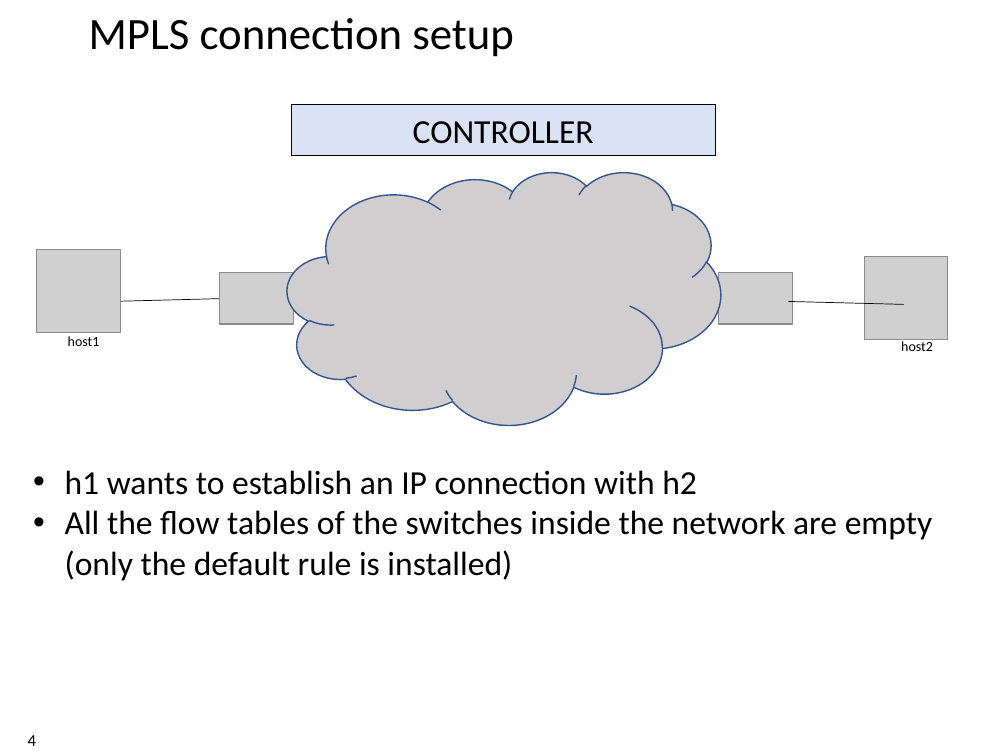
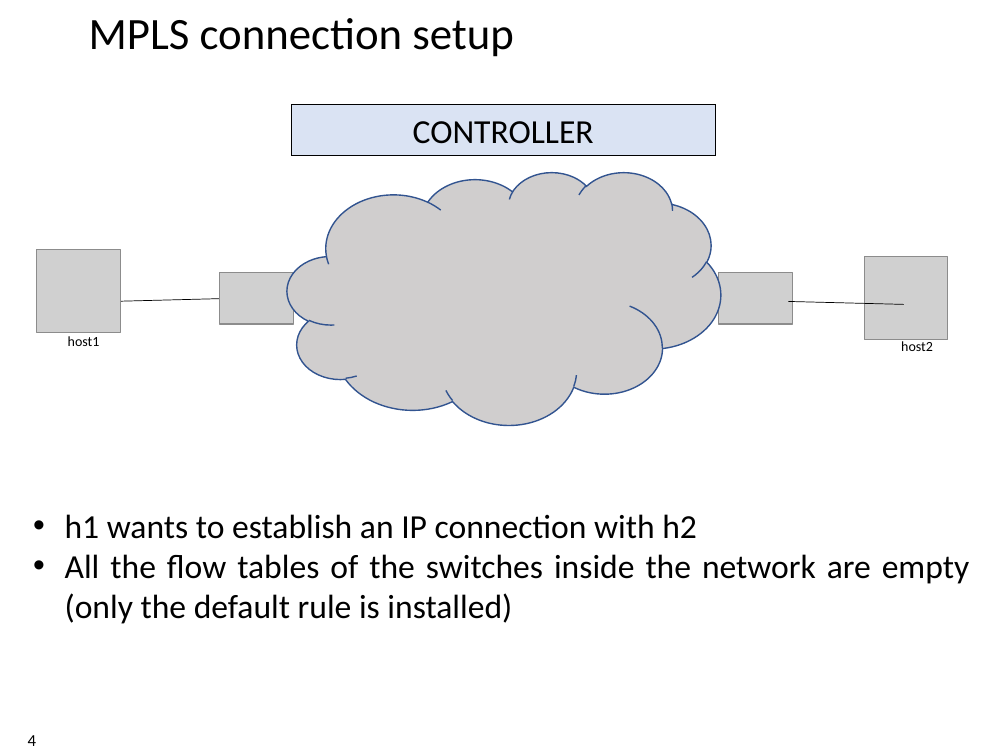
Before and after one commit to xdl907/switching-and-routing-project, a slide deck: slide 4 of template_project_exam__1_.pptx. Drawn at 1008x756 pixels with LibreOffice and Linux fonts; fonts in the diff are those of the drawing; grey boxes stand for pictures; background and template pictures are left out. Boxes give left, top, right and bottom in pixels: in the first picture for what was removed or moved away, otherwise in the second. Text is boxed around its words. In the diff, an @@ line names an element or a change of style, - is before the commit and + after.

```diff
--- a/template_project_exam__1_.pptx
+++ b/template_project_exam__1_.pptx
@@ text "h1 wants to establish an ...": place and size @@
-text "h1 wants to establish an ..." at (65,470,932,581)
+text "h1 wants to establish an ..." at (65,514,969,624)
@@ text "h1 wants to establish an ..." at (65,514,969,624): alignment left to justified @@
```
Also in this commit, not shown: 8 other slides changed.
